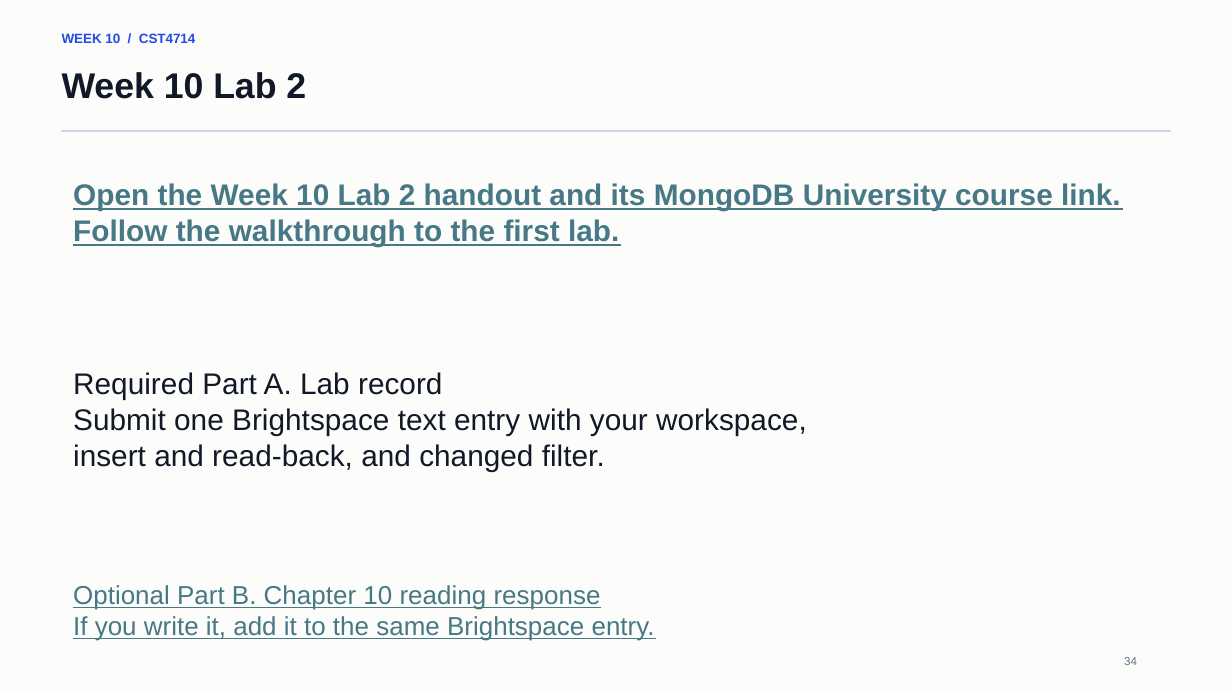
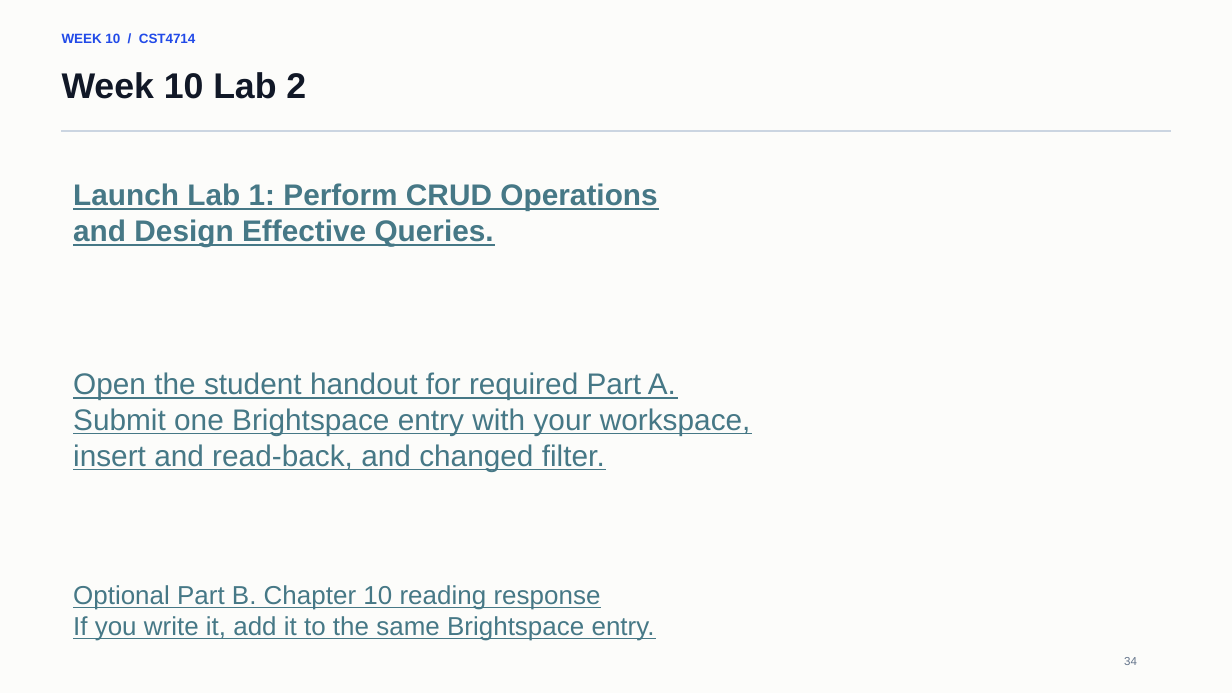
Before and after one commit to lolusername/CST4714_DB_admin, a slide deck: slide 34 of week_10/week_10_mql_document_modeling.pptx. Drawn at 1232x693 pixels with LibreOffice and Linux fonts; fonts in the diff are those of the drawing. Boxes give left, top, right and bottom in pixels: in the first picture for what was removed or moved away, otherwise in the second. Text is boxed around its words. In the diff, an @@ line names an element or a change of style, - is before the commit and + after.

Commit message:
Open the interactive lab from the Week 10 lecture handoff

```diff
--- a/week_10/week_10_mql_document_modeling.pptx
+++ b/week_10/week_10_mql_document_modeling.pptx
@@ text at [73,183,657,247]: text changed @@
-Open the Week 10 Lab 2 handout and its MongoDB University course link.
-Follow the walkthrough to the first lab.
+Launch Lab 1: Perform CRUD Operations
+and Design Effective Queries.
@@ text at [73,372,751,435]: text changed; text colour #111827 to #467886 @@
-Required Part A. Lab record
-Submit one Brightspace text entry with your workspace,
+Open the student handout for required Part A.
+Submit one Brightspace entry with your workspace,
@@ text at [73,444,605,471]: text colour #111827 to #467886, underline on in "insert and read-back, and changed filter." @@
```
Also in this commit, not shown: 3 other files.
